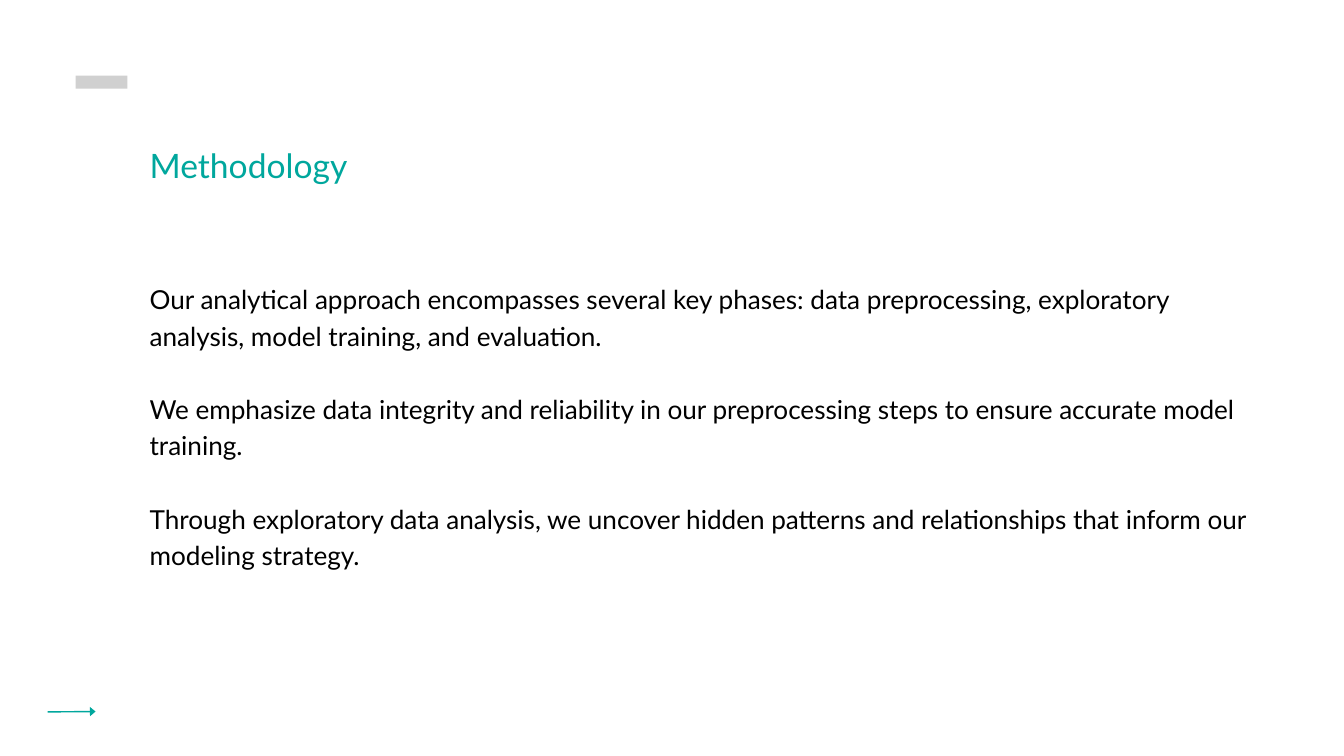
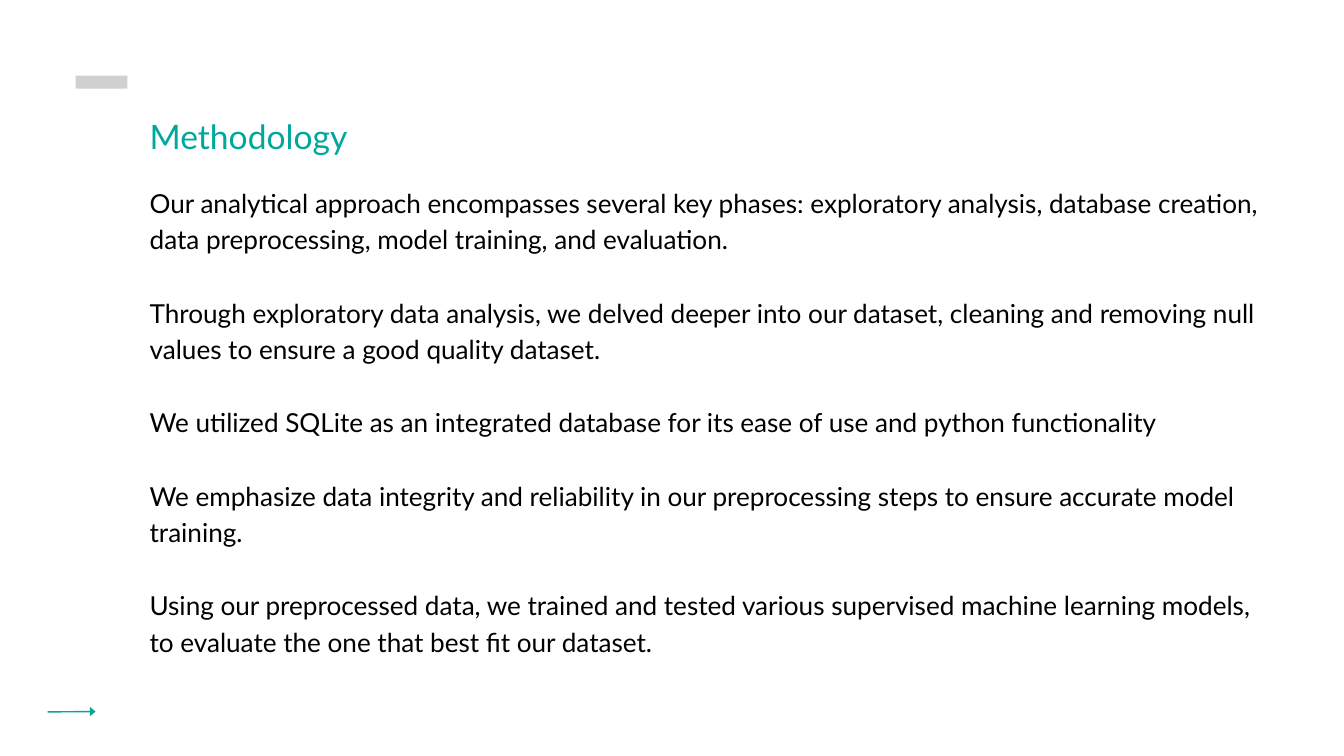
Before and after one commit to ERAA1997/Project-4-UoB, a slide deck: slide 4 of Project 4 Presentation.pptx (slide 5 before the commit). Drawn at 1344x756 pixels with LibreOffice and Linux fonts; fonts in the diff are those of the drawing; grey boxes stand for pictures. Boxes give left, top, right and bottom in pixels: in the first picture for what was removed or moved away, otherwise in the second. Text is boxed around its words. In the diff, an @@ line names an element or a change of style, - is before the commit and + after.

Commit message:
update 7

```diff
--- a/Project 4 Presentation.pptx
+++ b/Project 4 Presentation.pptx
@@ text "Methodology": place and size @@
-text "Methodology" at bbox=[150, 153, 348, 184]
+text "Methodology" at bbox=[150, 124, 348, 155]
@@ text at bbox=[150, 193, 1257, 437]: text changed @@
-Our analytical approach encompasses several key phases: data preprocessing, exploratory analysis, model training, and evaluation.
+Our analytical approach encompasses several key phases: exploratory analysis, database creation, data preprocessing, model training, and evaluation.
+Through exploratory data analysis, we delved deeper into our dataset, cleaning and removing null values to ensure a good quality dataset.
+We utilized SQLite as an integrated database for its ease of use and python functionality
@@ text "Our analytical approach encompasses several ...": place and size @@
-text "Our analytical approach encompasses several ..." at bbox=[150, 289, 1247, 570]
+text "Our analytical approach encompasses several ..." at bbox=[150, 193, 1257, 653]
@@ text at bbox=[150, 595, 1250, 653]: text changed @@
-Through exploratory data analysis, we uncover hidden patterns and relationships that inform our modeling strategy.
+Using our preprocessed data, we trained and tested various supervised machine learning models, to evaluate the one that best fit our dataset.
```
Also in this commit, not shown: 8 other slides changed, 2 slides removed.
